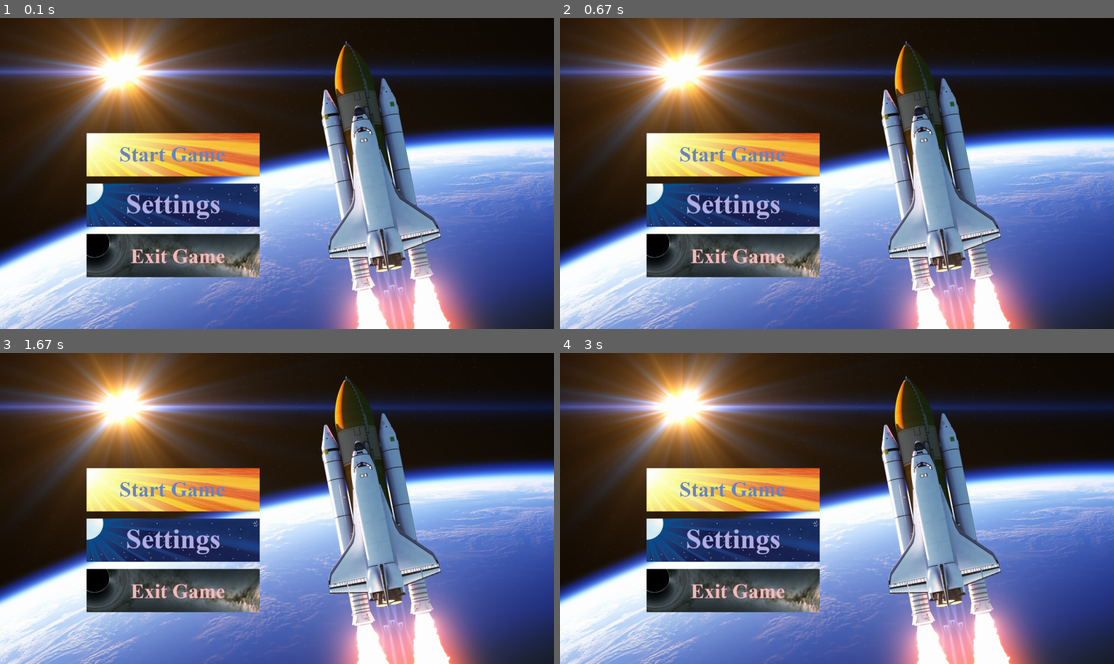
Above: before the commit, frames 1-4 (two rows, left to right).
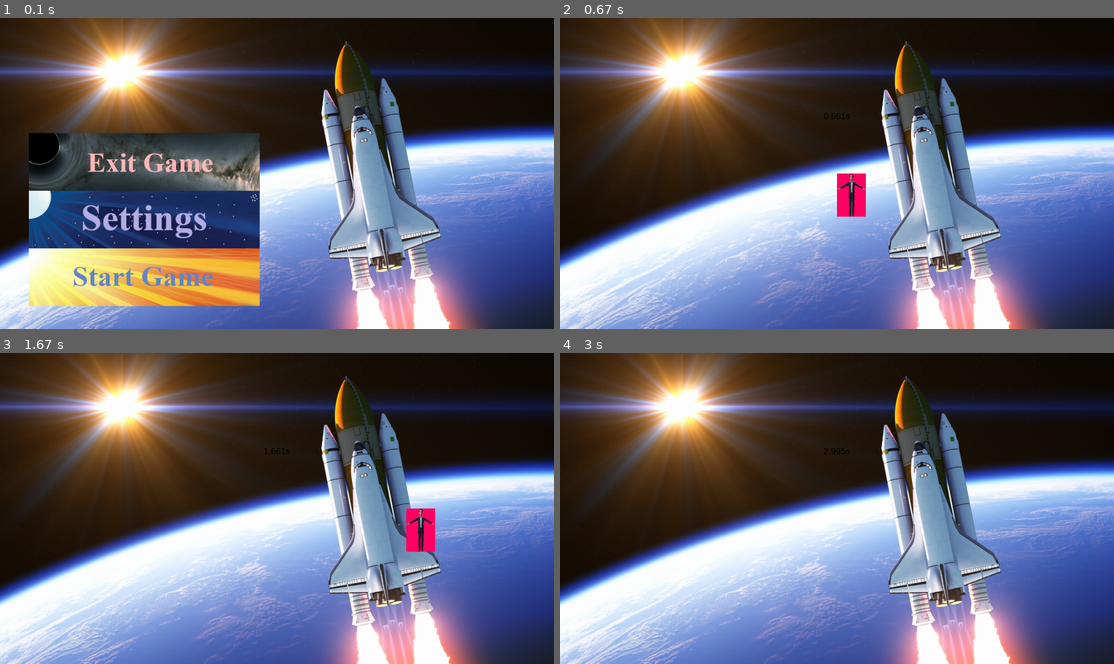
Above: after the commit, the same moments.

Repository: Minkema/PO5_informatica_pygame
Game: pygame game, started from first game/main.py
Two runs of this game, one before a commit and one after it. Both use one fixed random seed, a clock stepped at 60 frames per second and the inputs below.
Inputs (mouse positions are in pixels of both pictures, inside the frame that each line leads up to):
- Up to frame 1 (0.1 s): no input
- Up to frame 2 (0.67 s): press the mouse at (704, 276) at 0.37 s; move the mouse to (681, 260) at 0.47 s; release the mouse at (665, 248) at 0.6 s
- Up to frame 3 (1.67 s): hold P 0.67-1.13 s; hold D 0.67-1.13 s; move the mouse to (360, 399) at 0.7 s; hold D 1.17-1.63 s
- Up to frame 4 (3 s): hold W 1.67-1.97 s; hold D 2-2.47 s

The runs differ from the first frame. In frame 1, 21% of the frame differs, in the area x 5-47%, y 36-93%; in frame 2, 14%; in frame 3, 14%; in frame 4, 13%.

Commit message:
Buttons + text + puzzel
- Buttons afgemaakt en netjes gemaakt
- Beginnetje gemaakt met tekst. Werkt opzich wel maar ziet er een beetje buggy uit
- Hele vroeg versie van een puzzel gemaakt. Hier moet nog veel aan worden gedaan.

Diff:
--- /dev/null
+++ b/first game/button.py
@@ -0,0 +1,29 @@
+import pygame
+from settings import screen
+
+class Button():
+        def __init__(self, x, y, image):
+            self.image = image
+            self.rect = self.image.get_rect()
+            self.rect.topleft = (x, y)
+            self.Clicked = False
+
+        def draw(self):
+            #draw button on screen
+            screen.blit(self.image, (self.rect.x, self.rect.y))
+
+        def checkClicked(self):
+            if not pygame.mouse.get_pressed()[0]:
+                self.Clicked = False
+                return False
+
+            #get mouse position
+            mousepos = pygame.mouse.get_pos()
+
+            if(not self.rect.collidepoint(mousepos)):
+                return False
+
+            if(self.Clicked):
+                return False
+
+            return True
--- a/first game/main.py
+++ b/first game/main.py
@@ -1,4 +1,4 @@
-import pygame, scenehandler, settings
+import pygame, scenehandler, settings, puzzels
 
 if __name__ == "__main__":
 
--- a/first game/player.py
+++ b/first game/player.py
@@ -50,6 +50,9 @@
     if (key[pygame.K_d] == True) and (playerX < (resolution[0]-playerWidht)):
         player.move_ip(movementspeed,0)
         playerX += movementspeed
+    if (key[pygame.K_p] == True and not scenehandler.stopAstroids):
+        scenehandler.stopAstroids = True
+        scenehandler.stopAstroidsTijd = pygame.time.get_ticks()
 
 #Draws the acual texture on the player
 def drawerPlayerTexture():
--- /dev/null
+++ b/first game/puzzels.py
@@ -0,0 +1,50 @@
+import random, pygame, settings
+
+numberOfPuzzels = 1
+colors = [
+    (255,0,0), #Rood
+    (0,255,0), #Groen
+    (0,255,0), #Blauw
+    (255, 255, 0) #Geel
+]
+squaresRect = pygame.Rect(0,0,200, 200)
+intervalBetweenSquares = 250
+startEersteGame = 0
+currentPuzzel = "none"
+
+def loadRandomPuzzel():
+    randomPuzzel = random.uniform(1,numberOfPuzzels)
+
+    match randomPuzzel:
+        case 1:
+            global currentPuzzel
+            global startEersteGame
+
+            loadEerstePuzzel()
+            startEersteGame = pygame.time.get_ticks()
+            currentPuzzel = "eerste"
+        case _:
+            print("Error random puzzel out of bounds")
+
+def loadEerstePuzzel():
+    random.shuffle(colors)
+
+def mainGameLoop():
+    if(currentPuzzel == "none"):
+        return
+
+    elif(currentPuzzel == "eerste"):
+        currentTime = pygame.time.get_ticks()
+        timeInBetween = currentTime - startEersteGame
+        if(timeInBetween <= intervalBetweenSquares):
+            #eerste
+            pygame.draw.rect(settings.screen, colors[0], squaresRect)
+        elif(timeInBetween >= intervalBetweenSquares and timeInBetween <= (2 * intervalBetweenSquares)):
+            #tweede
+            pygame.draw.rect(settings.screen, colors[1], squaresRect)
+        elif(timeInBetween >= 2 * intervalBetweenSquares and timeInBetween <= (3 * intervalBetweenSquares)):
+            #Derde
+            pygame.draw.rect(settings.screen, colors[2], squaresRect)
+        elif(timeInBetween >= 3 * intervalBetweenSquares and timeInBetween <= (4 * intervalBetweenSquares)):
+            #Vierde
+            pygame.draw.rect(settings.screen, colors[3], squaresRect)
--- a/first game/scenehandler.py
+++ b/first game/scenehandler.py
@@ -1,5 +1,6 @@
-import pygame, settings, player, random, sys
+import pygame, settings, player, random, puzzels, textUI
 from astroids import Astroid
+from button import Button
 
 currentScene = "default"
 resolution = settings.resolution
@@ -7,6 +8,13 @@
 music_active = False
 astroids = []
 isDead = False
+stopAstroids = False
+stopAstroidsTijd = 0
+afterStopAstroids = False
+
+
+#!!!! Alleen voor development !!!!!!
+godMode = True
 
 Startbutton = 0
 Settingsbutton = 0
@@ -26,10 +34,12 @@
 
 def loadTestScene():
     player.loadPlayer()
+    textUI.init()
+    global background
+    global isDead
     #Want de speler is altijd alive als hij spawned
     isDead = False
     #Tries to load the specific background textures
-    global background
     try:
         background_image = pygame.image.load('Textures/StartScreen/homescreen.png')
         background = pygame.transform.scale(background_image, resolution)
@@ -60,40 +70,10 @@
     except pygame.error as e:
         print("button images couldn't load")
 
-
-    #button class
-    class Button():
-        def __init__(self, x, y, image):
-            self.image = image
-            self.image = pygame.transform.scale(self.image, (600, 150))
-            self.rect = self.image.get_rect()
-            self.rect.topleft = (x, y)
-            self.Clicked = False
-
-        def draw(self):
-            Action = False
-
-            #get mouse position
-            mousepos = pygame.mouse.get_pos()
-
-            #check if mouse is touching buttons and if its clicking
-            if self.rect.collidepoint(mousepos):
-                if pygame.mouse.get_pressed()[0] and self.Clicked == False:
-                    self.Clicked = True
-                    Action =True
-
-            if not pygame.mouse.get_pressed()[0]:
-                self.Clicked = False
-
-            #draw button on screen
-            screen.blit(self.image, (self.rect.x, self.rect.y))
-
-            return Action
-
     #creating button instance
-    Startbutton = Button(((300/1920)*resolution[0]),((400/1920)*resolution[0]), StartButton_img)
-    Settingsbutton = Button(((300/1920)*resolution[0]),((575/1920)*resolution[0]), SettingsButton_img)
-    Exitbutton = Button(((300/1920)*resolution[0]),((750/1920)*resolution[0]), ExitButton_img)
+    Startbutton = Button(((100/1920)*resolution[0]),((800/1920)*resolution[0]), StartButton_img)
+    Settingsbutton = Button(((100/1920)*resolution[0]),((600/1920)*resolution[0]), SettingsButton_img)
+    Exitbutton = Button(((100/1920)*resolution[0]),((400/1920)*resolution[0]), ExitButton_img)
 
 def loadGameOverScene():
     global astroids
@@ -130,35 +110,39 @@
         Settingsbutton.draw()
         Exitbutton.draw()
 
-        #checks if buttons are pressed
-        if Startbutton.draw():
+        if Startbutton.checkClicked():
             loadScene("testScene")
-            print("startbutton pressed")
 
-        if Settingsbutton.draw():
-            loadScene("")
+        if Settingsbutton.checkClicked():
             print("settingsbutton pressed")
 
-        if Exitbutton.draw():
-            print("exitbutton pressed")
-            pygame.quit()
+        if Exitbutton.checkClicked():
+            pygame.event.post(pygame.event.Event(pygame.QUIT))
 
     if currentScene == "testScene":
         #Comments about these functions are at the functions declarations
-        player.drawPlayer()
-        player.update_movement()
-        player.drawerPlayerTexture()
+        global afterStopAstroids
+        if(not afterStopAstroids):
+            player.drawPlayer()
+            player.update_movement()
+            player.drawerPlayerTexture()
         global laatsteTick
 
         current_time = pygame.time.get_ticks()
         if current_time - laatsteTick >= interval:
             for i in range(5):
-                if (not isDead):
+                if (not isDead and not stopAstroids):
                     laatsteTick = current_time
                     astroid = Astroid(random.randint(0, resolution[0]), 0, random.uniform(1,4))
                     astroids.append(astroid)
 
+        if(stopAstroids and not afterStopAstroids):
+            if (current_time - stopAstroidsTijd >= 2000):
+                puzzels.loadRandomPuzzel()
+                afterStopAstroids = True
+
         checkCol()
+        textUI.drawText(str((current_time - startTime) / 1000) + "s", textUI.testFont , (0,0,0), resolution[0] / 2, resolution[1] / 2 + resolution[1] / 1080 *-200)
 
         for astroid in astroids:
             astroid.draw()
@@ -167,9 +151,10 @@
         screen.fill((0,0,0))
 
 def checkCol():
-    global isDead
-    playerRect = player.player
-    for astroid in astroids:
-        if playerRect.colliderect(astroid.x, astroid.y, 20*2, 20*2):
-            isDead = True
-            loadScene("gameOver")
+    if(not godMode):
+        global isDead
+        playerRect = player.player
+        for astroid in astroids:
+            if playerRect.colliderect(astroid.x, astroid.y, 20*2, 20*2):
+                isDead = True
+                loadScene("gameOver")
--- /dev/null
+++ b/first game/textUI.py
@@ -0,0 +1,13 @@
+import pygame, settings
+
+testFont = 0
+
+def init():
+    global testFont
+    testFont = pygame.font.SysFont("Arial", 30)
+
+def drawText(text, font, text_col, x,y):
+    img = font.render(text, True, text_col)
+    x = x - img.get_width() / 2
+    y = y - img.get_height() / 2
+    settings.screen.blit(img, (x,y))
